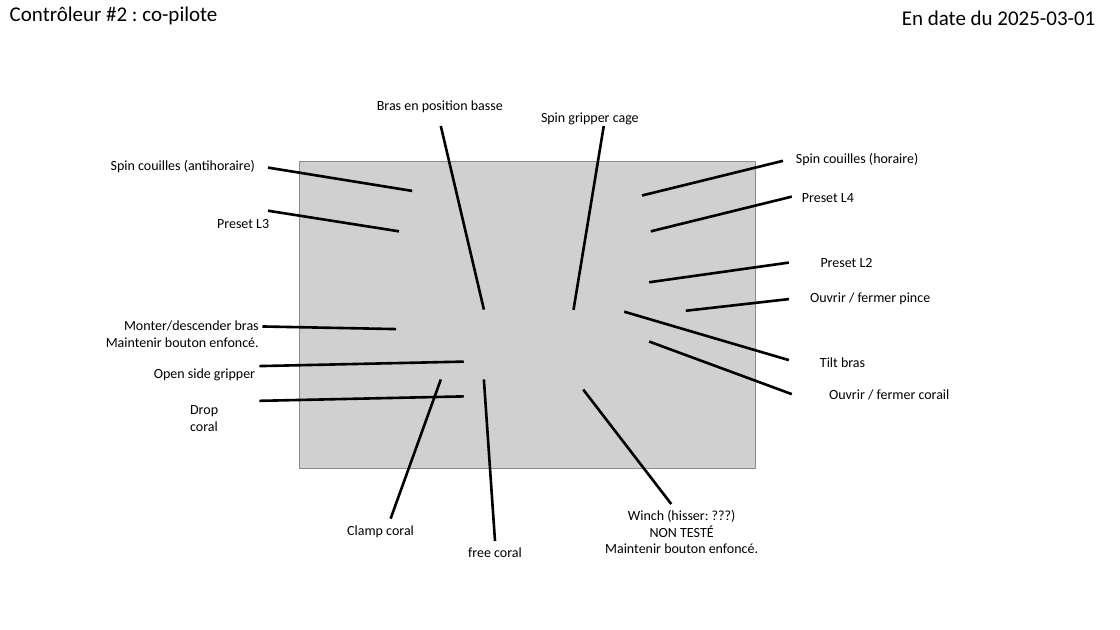
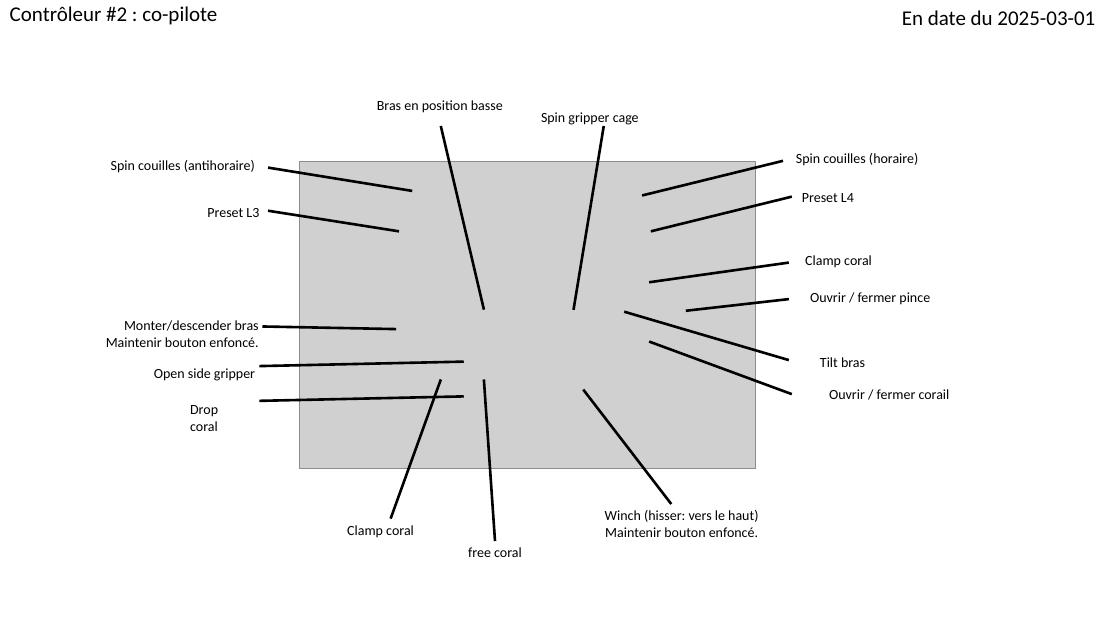
Before and after one commit to Fenix4947-2015/robot2025, a slide deck: slide 2 of contrôles robot 2025.pptx. Drawn at 1120x630 pixels with LibreOffice and Linux fonts; fonts in the diff are those of the drawing; grey boxes stand for pictures. Boxes give left, top, right and bottom in pixels: in the first picture for what was removed or moved away, otherwise in the second. Text is boxed around its words. In the diff, an @@ line names an element or a change of style, - is before the commit and + after.

```diff
--- a/contrôles robot 2025.pptx
+++ b/contrôles robot 2025.pptx
@@ text "Preset L3": place and size @@
-text "Preset L3" at bbox=[217, 219, 269, 228]
+text "Preset L3" at bbox=[207, 208, 259, 217]
@@ text at bbox=[805, 255, 872, 268]: text changed @@
-Preset L2
+Clamp coral
@@ text at bbox=[605, 510, 758, 522]: text changed @@
-Winch (hisser: ???)
-NON TESTÉ
+Winch (hisser: vers le haut)
```
Also in this commit, not shown: 1 other slide changed, 4 other files.
